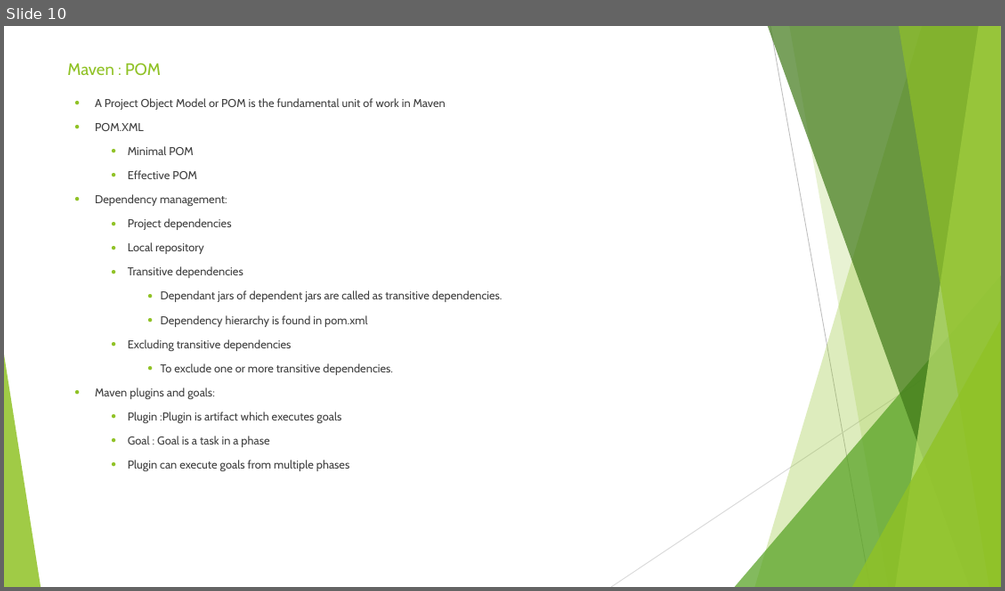
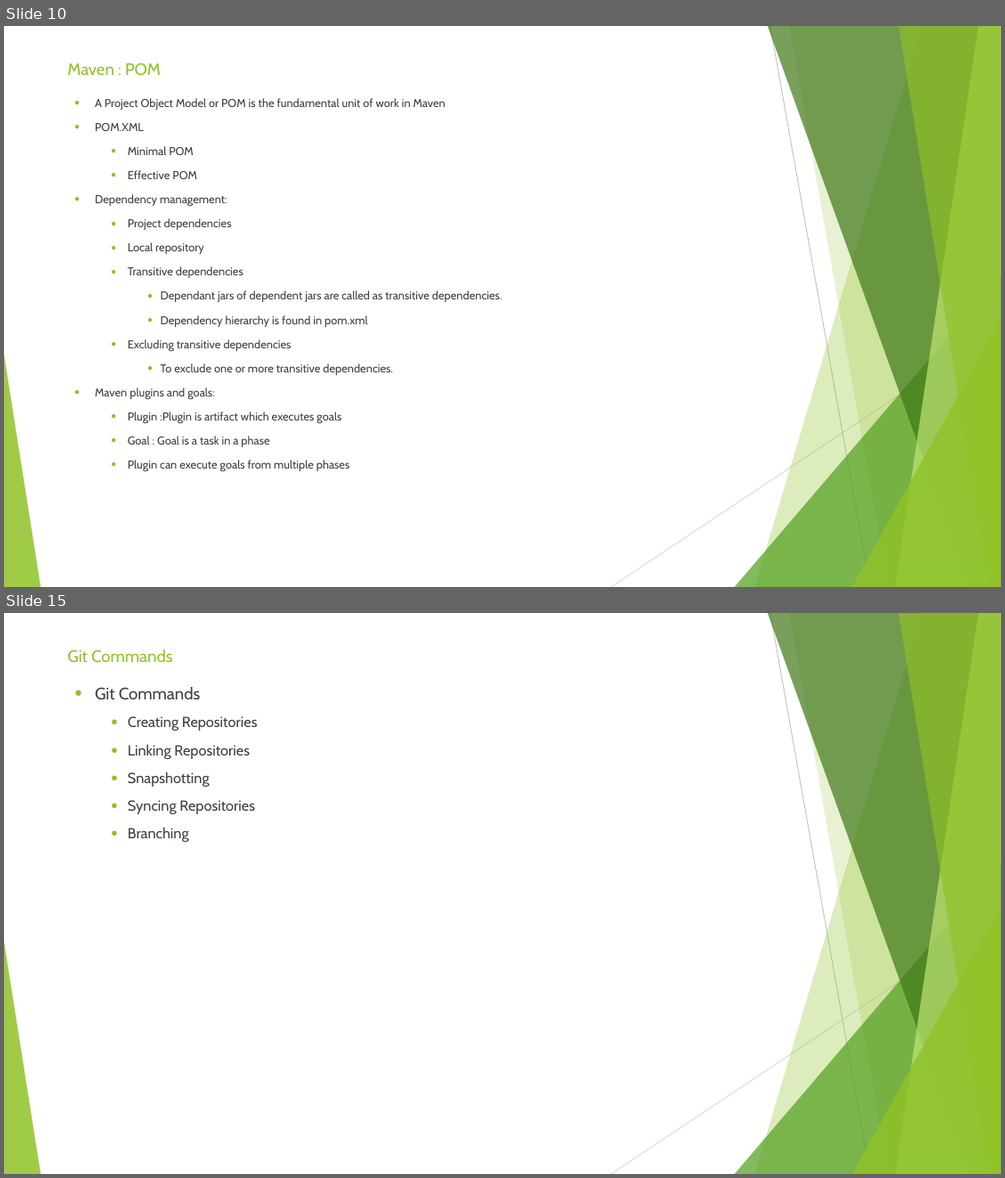
Before and after one commit to sidissir/mk-automation-framework-training, a slide deck: MavenPPT.pptx. Shown one above the other, each under a label of ours: slide 10 before the commit, slides 10 and 15 after it; the slides between them are not shown. The pictures are 1005x591 and 1005x1178 pixels, drawn with LibreOffice and Linux fonts; fonts in the diff are those of the drawing. Boxes give left, top, right and bottom in pixels: in the first picture for what was removed or moved away, otherwise in the second. Text is boxed around its words. In the diff, an @@ line names an element or a change of style, - is before the commit and + after.

```diff
--- a/MavenPPT.pptx
+++ b/MavenPPT.pptx
@@ slide 15 added at (x1=4, y1=613, x2=1001, y2=1174), background #FFFFFF; not listed: 10 template elements that a slide beside it also shows @@
@@ title added at (x1=67, y1=649, x2=172, y2=663), 16 pt, text #90C226 @@
+Git Commands
@@ text added at (x1=95, y1=687, x2=258, y2=842), 14 pt, text #3F3F3F @@
+● Git Commands
+  ● Creating Repositories
+  ● Linking Repositories
+  ● Snapshotting
+  ● Syncing Repositories
+  ● Branching
```
Also in this commit, not shown: 11 other slides added, 1 other file.
